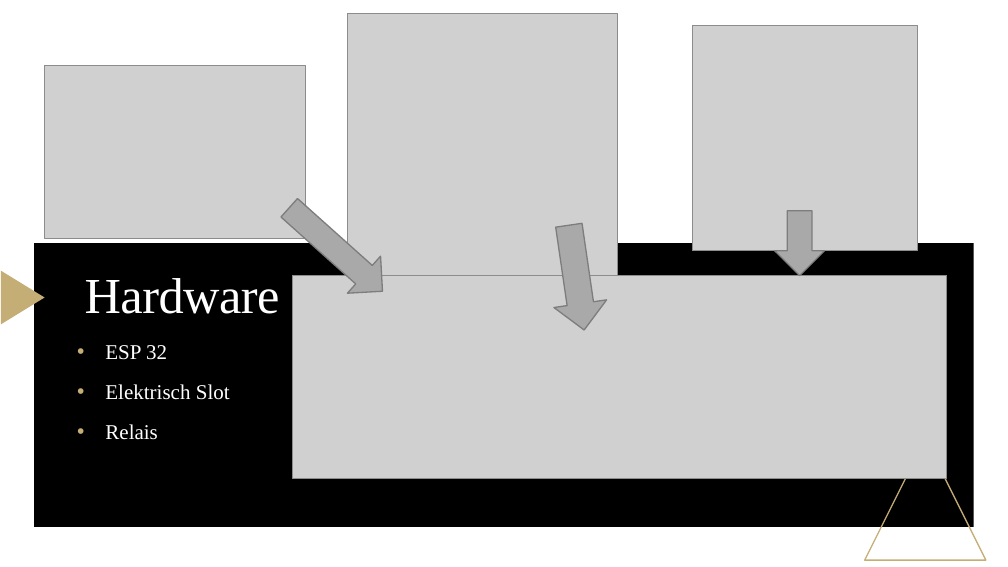
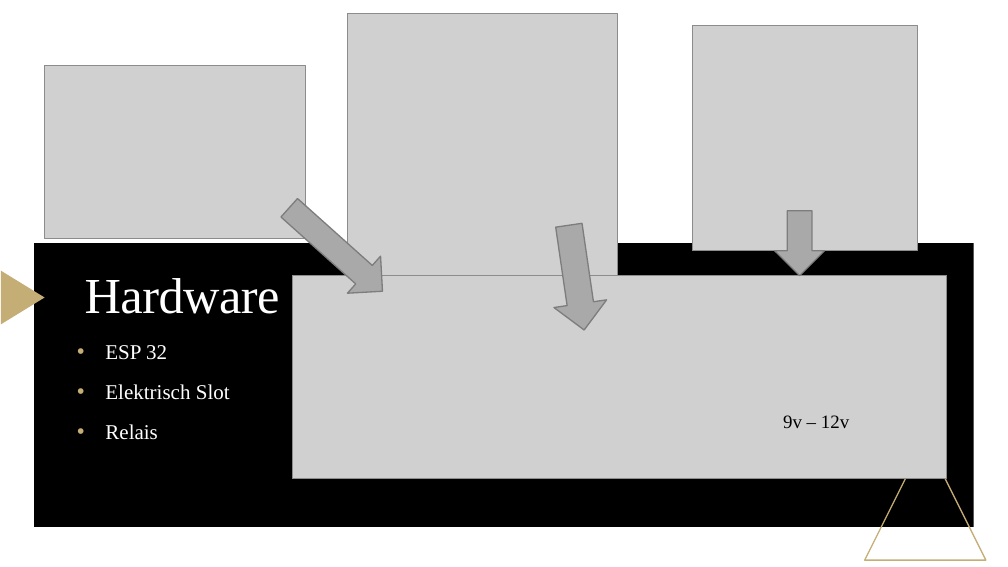
Before and after one commit to CruZxPog/GIP, a slide deck: slide 8 of Gip verslag & powerpoint/GIP_PWP.pptx. Drawn at 1008x567 pixels with LibreOffice and Linux fonts; fonts in the diff are those of the drawing; grey boxes stand for pictures. Boxes give left, top, right and bottom in pixels: in the first picture for what was removed or moved away, otherwise in the second. Text is boxed around its words. In the diff, an @@ line names an element or a change of style, - is before the commit and + after.

```diff
--- a/Gip verslag & powerpoint/GIP_PWP.pptx
+++ b/Gip verslag & powerpoint/GIP_PWP.pptx
@@ text added at <box>783,415,849,428</box>, 18 pt, text #000000 @@
+9v – 12v
```
Also in this commit, not shown: 1 other slide changed.
